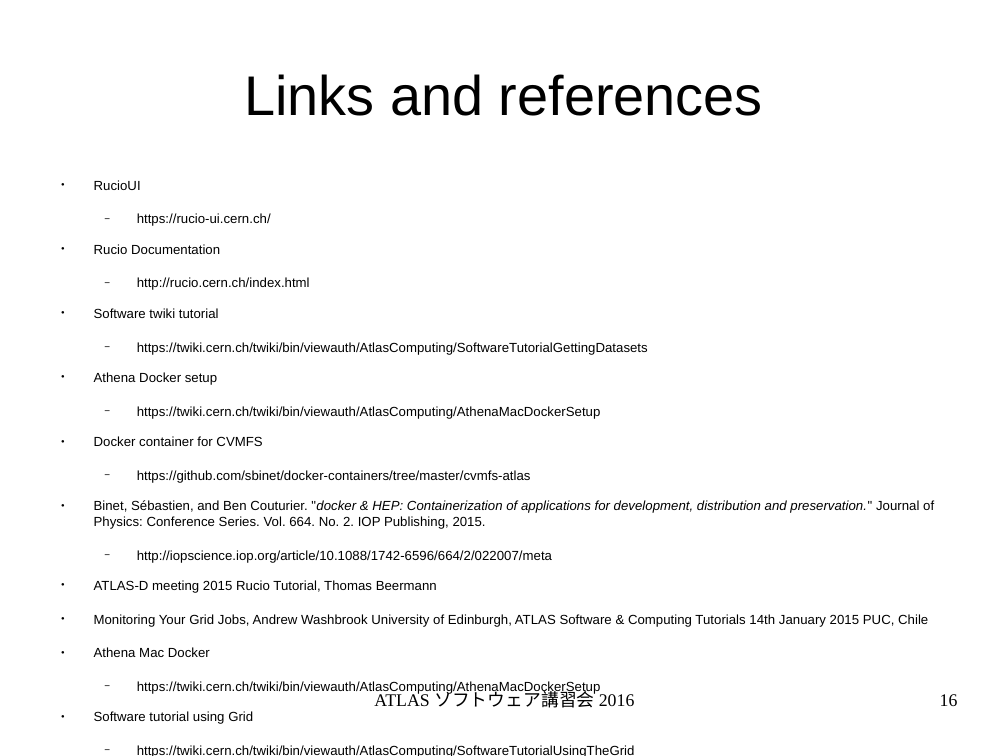
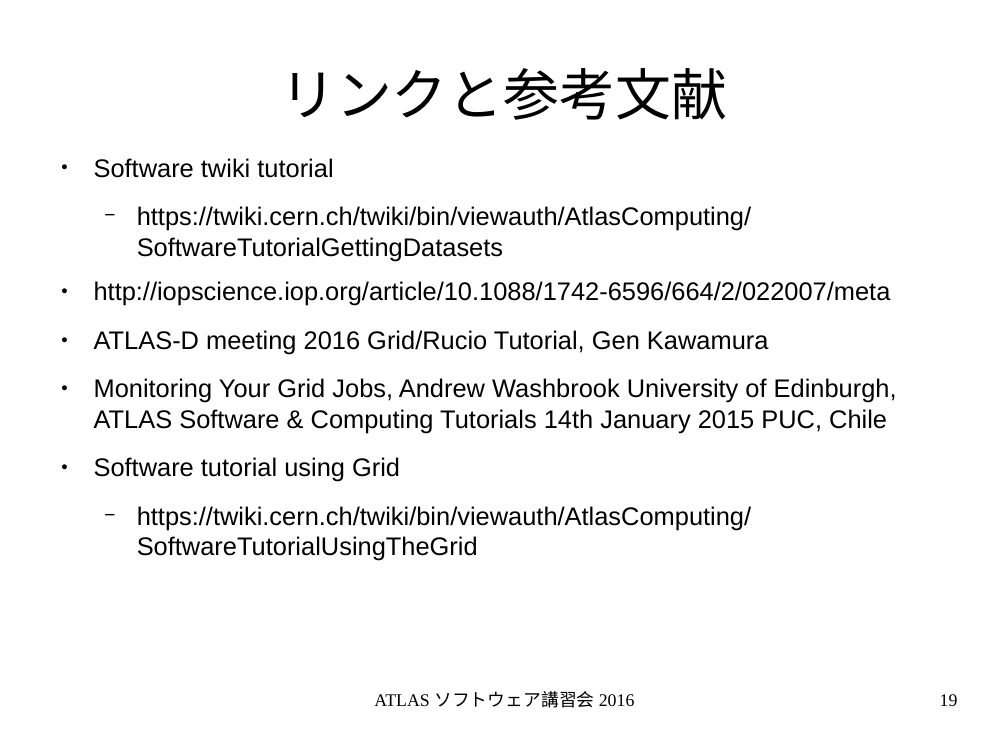
Before and after one commit to GenKawamura/2016-ATLAS-Japan-computing-tutorial, a slide deck: slide 19 of slides/odp/job_management.odp (slide 16 before the commit). Drawn at 1008x756 pixels with LibreOffice and Linux fonts; fonts in the diff are those of the drawing. Boxes give left, top, right and bottom in pixels: in the first picture for what was removed or moved away, otherwise in the second. Text is boxed around its words. In the diff, an @@ line names an element or a change of style, - is before the commit and + after.

```diff
--- a/slides/odp/job_management.odp
+++ b/slides/odp/job_management.odp
@@ title at (x1=280, y1=68, x2=727, y2=120): text changed @@
-Links and references
+リンクと参考文献
@@ text "Software twiki tutorial" moved from (x1=94, y1=180, x2=934, y2=756) to (x1=94, y1=158, x2=897, y2=561) @@
@@ text at (x1=94, y1=158, x2=897, y2=561): size 10.4 to 20 pt in "Software twiki tutorial", "https://twiki.cern.ch/twiki/bin/viewauth/AtlasComputing/Soft ...", "http://iopscience.iop.org/article/10.1088/1742-6596/664/2/02 ...", "Monitoring Your Grid Jobs, Andrew Washbrook University ..." and 2 more places; bullet − to ●; list level 2 to 1 in "http://iopscience.iop.org/article/10.1088/1742-6596/664/2/02 ..." @@
@@ text at (x1=94, y1=180, x2=601, y2=419): paragraphs removed @@
-● RucioUI
-  − https://rucio-ui.cern.ch/
-● Rucio Documentation
-  − http://rucio.cern.ch/index.html
@@ text at (x1=94, y1=330, x2=769, y2=354): text changed; size 10.4 to 20 pt @@
-● ATLAS-D meeting 2015 Rucio Tutorial, Thomas Beermann
+● ATLAS-D meeting 2016 Grid/Rucio Tutorial, Gen Kawamura
@@ text at (x1=94, y1=470, x2=934, y2=529): paragraphs removed @@
-● Athena Docker setup
-  − https://twiki.cern.ch/twiki/bin/viewauth/AtlasComputing/AthenaMacDockerSetup
-● Docker container for CVMFS
-  − https://github.com/sbinet/docker-containers/tree/master/cvmfs-atlas
-● Binet, Sébastien, and Ben Couturier. "docker & HEP: Containerization of applications for development, distribution and preservation." Journal of Physics: Conference Series. Vol. 664. No. 2. IOP Publishing, 2015.
@@ text at (x1=94, y1=647, x2=601, y2=695): paragraphs removed @@
-● Athena Mac Docker
-  − https://twiki.cern.ch/twiki/bin/viewauth/AtlasComputing/AthenaMacDockerSetup
@@ page number at (x1=940, y1=694, x2=958, y2=706): text changed @@
-16
+19
```
Also in this commit, not shown: 6 other slides changed, 8 slides added, 5 slides removed, 6 other files.
